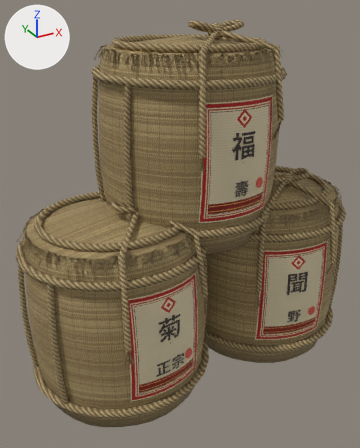
Before and after pictures for a commit that changed the Blender file blender/komodaru.blend.
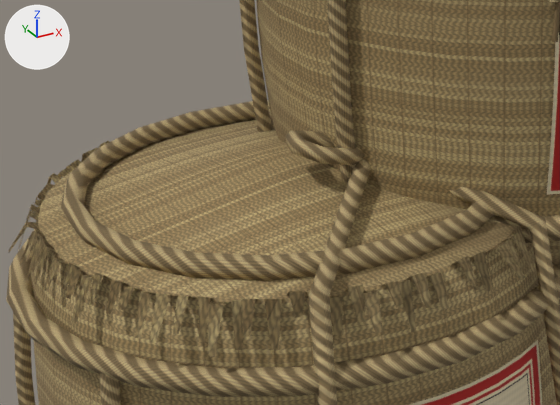
The first picture shows the older version from a camera (50 mm lens) standing at (-0.694, -1.156, 1.033) and looking at (-0.045, 0.024, 0.443). The close-ups show the older and then the newer version on the part from 4% to 56% of the width and 35% to 66% of the height of that picture. Only the edits that show in the close-ups are written down. Arrows for +X, +Y and +Z are at upper left; the lights stay in place.

Script lines for the objects in view, before the commit:
```python
me_komoband07 = bpy.data.meshes.new('KomoBand07')
me_komoband07.from_pydata(...)  # 2610 vertices, 2328 faces; spans x -0.262..0.776, y -0.338..0.268, z 0.056..0.996
me_komoband07.polygons.foreach_set('use_smooth', [True] * 2328)
me_komoband07.materials.append(mat_komorope)  # picture img_komo_rope
me_komobody0 = bpy.data.meshes.new('KomoBody0')
me_komobody0.from_pydata(...)  # 1062 vertices, 1152 faces; spans x -0.251..0.76, y -0.308..0.252, z -0.004..0.96
me_komobody0.polygons.foreach_set('use_smooth', [True] * 1152)
me_komobody0.materials.append(mat_komostraw)  # picture img_komo_straw
me_komofringe0 = bpy.data.meshes.new('KomoFringe0')
me_komofringe0.from_pydata(...)  # 3888 vertices, 1404 faces; spans x -0.245..0.76, y -0.341..0.252, z 0.229..0.945
me_komofringe0.materials.append(mat_komolid)  # picture img_komo_lid
ob_komolid = bpy.data.objects.new('KomoLid', me_komofringe0)
ob_komolid.parent = ob_komodaru
ob_komolid.location = (-0.255, 0.0, 0.0)
ob_komolid.rotation_euler = (-0.0258, 0.0, 0.15)  # degrees (-1.5, 0, 8.6)
ob_komorope = bpy.data.objects.new('KomoRope', me_komoband07)
ob_komorope.parent = ob_komodaru
ob_komorope.location = (-0.255, 0.0, 0.0)
ob_komorope.rotation_euler = (-0.0258, 0.0, 0.15)  # degrees (-1.5, 0, 8.6)
ob_komostraw = bpy.data.objects.new('KomoStraw', me_komobody0)
ob_komostraw.parent = ob_komodaru
ob_komostraw.location = (-0.255, 0.0, 0.0)
ob_komostraw.rotation_euler = (-0.0258, 0.0, 0.15)  # degrees (-1.5, 0, 8.6)
# also in view: 'KomoLabel' at (-0.006, -0.2, 0.466)
```
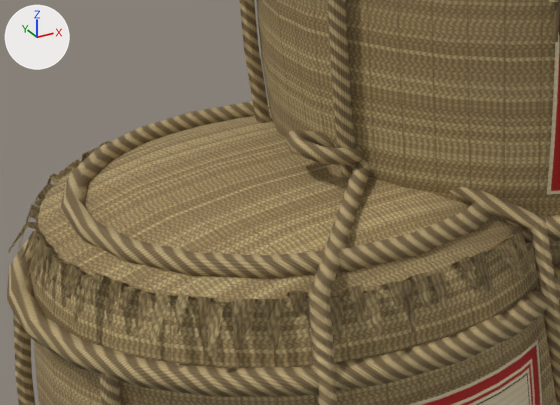
Where the change shows, as pixel boxes (x1, y1, x2, y2) in the close-ups (560 x 405 px):
part 1 of me_komobody0, built on
    before: (38, 119, 518, 299)
    after: (38, 116, 518, 299)

The change, as a diff of the scene's bpy script:
```diff
--- a/blender/komodaru.blend.py
+++ b/blender/komodaru.blend.py
@@ me_komobody0 @@
 # used by ob_komostraw; parent = ob_komodaru; location = (-0.255, 0.0, 0.0); rotation_euler = (-0.0258, 0.0, 0.15), in degrees (-1.5, 0, 8.6)
-me_komobody0.from_pydata(...)  # 1062 vertices, 1152 faces; spans x -0.251..0.76, y -0.308..0.252, z -0.004..0.96
+me_komobody0.from_pydata(...)  # 1248 vertices, 1248 faces; spans x -0.251..0.76, y -0.308..0.252, z -0.004..0.96
+# me_komobody0 part 1: 1 vertex removed from x 0.0, y 0.0, z 0.53; 64 vertices added at x -0.139..0.139, y -0.14..0.139, z 0.521..0.528
+# other edits to the shape of me_komobody0 do not show in these pictures
 me_komobody0.materials.append(mat_komostraw)
```
